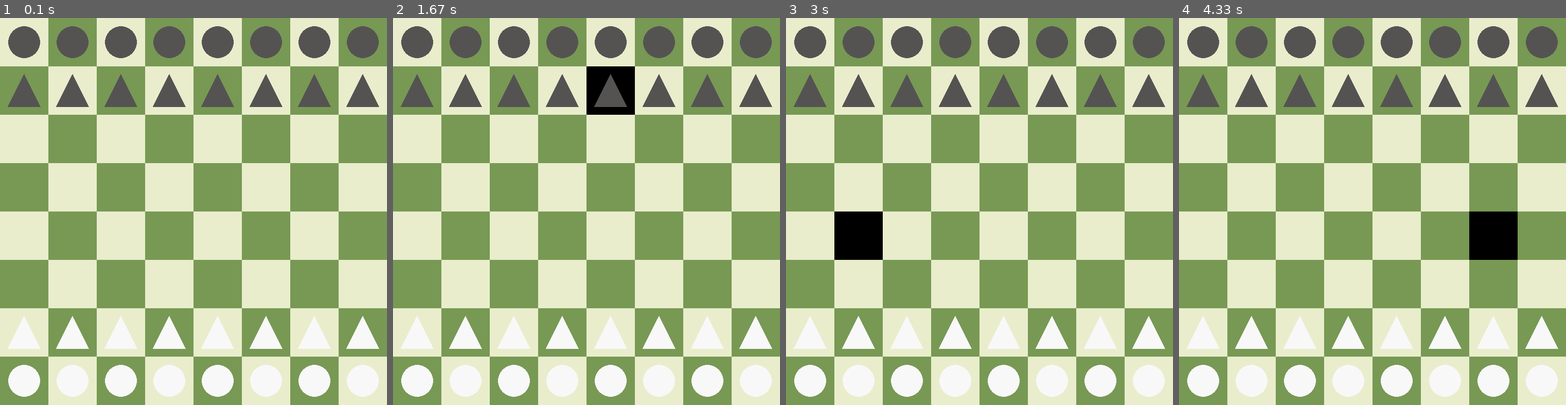
Above: before the commit, frames 1-4 (left to right).
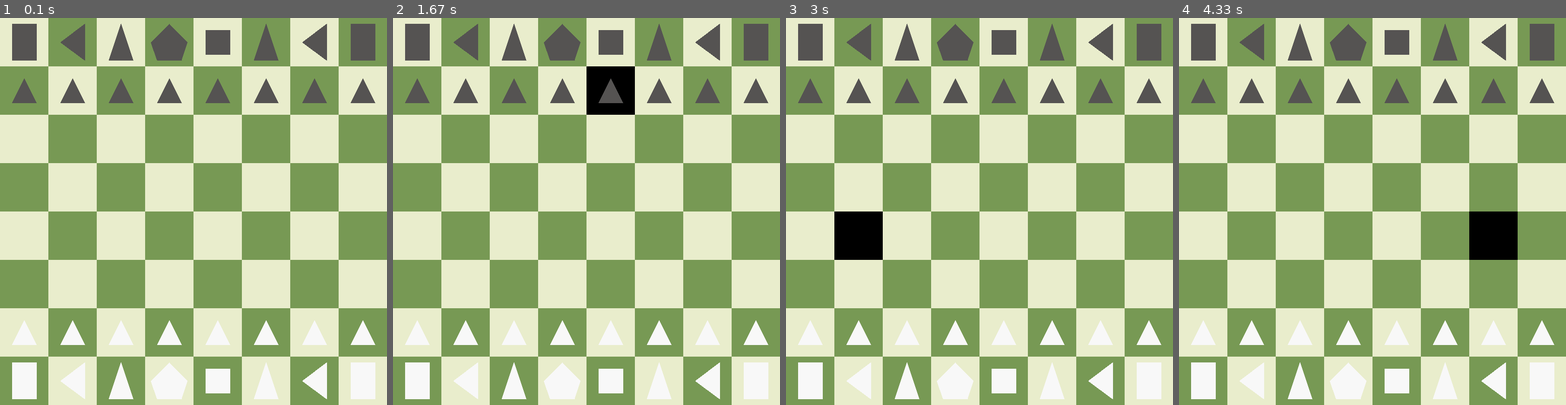
Above: after the commit, the same moments.

Repository: caleb-james-smith/PyGameChess
Game: pygame game, started from play.py
The game is run twice, just before and just after one commit, with the same random seed, the same clock (stepped at 60 frames per second) and the same inputs.
Inputs (mouse positions are in pixels of both pictures, inside the frame that each line leads up to):
- Up to frame 1 (0.1 s): no input
- Up to frame 2 (1.67 s): click (586, 211) at 0.38 s; click (493, 215) at 0.72 s; click (644, 76) at 1.05 s; click (594, 79) at 1.38 s
- Up to frame 3 (3 s): click (983, 254) at 1.72 s; click (1080, 273) at 2.05 s; click (1080, 176) at 2.38 s; click (855, 250) at 2.72 s
- Up to frame 4 (4.33 s): click (1507, 288) at 3.05 s; click (1387, 196) at 3.38 s; click (1287, 141) at 3.72 s; click (1476, 254) at 4.05 s

The runs differ from the first frame. In frame 1, 6.5% of the frame differs, in the area x 2-98%, y 1-99%; in frame 2, 6.5%; in frame 3, 6.5%; in frame 4, 6.5%.

Commit message:
Draw different shapes for each type of piece.

Diff:
--- a/play.py
+++ b/play.py
@@ -32,10 +32,47 @@
 # x_position: x position measured from left edge
 # y_position: y position measured from top edge
 def draw_piece(my_game, my_screen, color, x_position, y_position, size, type):
-    if type == "circle":
+    # if type == "circle":
+    #     my_game.draw.circle(my_screen, color, [x_position, y_position], size, 0)
+    # elif type == "triangle":
+    #     my_game.draw.polygon(my_screen, color, [(x_position - size, y_position + size), (x_position + size, y_position + size), (x_position, y_position - size)], 0)
+
+    # pawn: small triangle
+    # knight: triangle pointing left
+    # bishop: tall triangle
+    # rook: tall rectangle
+    # queen: pentagon
+    # king: square
+
+    # When drawing, recall that positive x is to the right and positive y is down.
+
+    # pawn: small triangle
+    if type == "pawn":
+        points = [(x_position - size, y_position + size), (x_position + size, y_position + size), (x_position, y_position - size)]
+        my_game.draw.polygon(my_screen, color, points, 0)
+    # knight: triangle pointing left
+    elif type == "knight":
+        points = [(x_position + size, y_position - 1.5 * size), (x_position + size, y_position + 1.5 * size), (x_position - size, y_position)]
+        my_game.draw.polygon(my_screen, color, points, 0)
+    # bishop: tall triangle
+    elif type == "bishop":
+        points = [(x_position - size, y_position + 1.5 * size), (x_position + size, y_position + 1.5 * size), (x_position, y_position - 1.5 * size)]
+        my_game.draw.polygon(my_screen, color, points, 0)
+    # rook: tall rectangle
+    elif type == "rook":
+        points = [(x_position - size, y_position - 1.5 * size), (x_position + size, y_position - 1.5 * size), (x_position + size, y_position + 1.5 * size), (x_position - size, y_position + 1.5 * size)]
+        my_game.draw.polygon(my_screen, color, points, 0)
+    # queen: pentagon
+    elif type == "queen":
+        points = [(x_position - size, y_position + 1.5 * size), (x_position - 1.5 * size, y_position), (x_position, y_position - 1.5 * size), (x_position + 1.5 * size, y_position), (x_position + size, y_position + 1.5 * size)]
+        my_game.draw.polygon(my_screen, color, points, 0)
+    # king: square
+    elif type == "king":
+        points = [(x_position - size, y_position - size), (x_position + size, y_position - size), (x_position + size, y_position + size), (x_position - size, y_position + size)]
+        my_game.draw.polygon(my_screen, color, points, 0)
+    # any other piece: circle
+    else:
         my_game.draw.circle(my_screen, color, [x_position, y_position], size, 0)
-    elif type == "triangle":
-        my_game.draw.polygon(my_screen, color, [(x_position - size, y_position + size), (x_position + size, y_position + size), (x_position, y_position - size)], 0)
 
 # Get position of clicked square based on click position
 def get_clicked_square(click_position, side):
@@ -81,32 +118,52 @@
             draw_square(my_game, my_screen, color, x_position, y_position, square_side)
 
 # Draw the pieces
-def draw_pieces(my_game, my_screen, light_color, dark_color, squares_per_side, square_side):
+def draw_pieces(my_game, my_screen, my_state, light_color, dark_color, squares_per_side, square_side):
     # Draw pieces
     for x in range(squares_per_side):
         for y in range(squares_per_side):
-            half_n_squares    = squares_per_side / 2
-            quarter_n_squares = squares_per_side / 4
-            # do not draw pieces in the central rows; depends on the squares per side
-            if quarter_n_squares <= y < 3 * quarter_n_squares:
+            # old version
+            # half_n_squares    = squares_per_side / 2
+            # quarter_n_squares = squares_per_side / 4
+            # # do not draw pieces in the central rows; depends on the squares per side
+            # if quarter_n_squares <= y < 3 * quarter_n_squares:
+            #     continue
+            # # choose piece color
+            # if y < half_n_squares:
+            #     color = dark_color
+            # else:
+            #     color = light_color
+            # # choose piece type
+            # if y == 0 or y == squares_per_side - 1:
+            #     type = "circle"
+            # else:
+            #     type = "triangle"
+
+            position    = [x, y]
+            piece_name  = my_state.GetPieceNameInPosition(position)
+            # skip empty squares
+            if piece_name == "empty":
                 continue
-            # choose piece color
-            if y < half_n_squares:
+
+            split_name  = piece_name.split()
+            piece_color = split_name[0]
+            piece_type  = split_name[1]
+
+            # determine color
+            color = None
+            if piece_color == "white":
+                color = light_color
+            if piece_color == "black":
                 color = dark_color
-            else:
-                color = light_color
-            # choose piece type
-            if y == 0 or y == squares_per_side - 1:
-                type = "circle"
-            else:
-                type = "triangle"
+
             # Get piece position and size; note that this is different than the square position
             x_position = (x + 0.5) * square_side
             y_position = (y + 0.5) * square_side
             # Size should be smaller than square side
-            size = square_side / 3
+            #size = square_side / 3
+            size = square_side / 4
             # Draw piece
-            draw_piece(my_game, my_screen, color, x_position, y_position, size, type)
+            draw_piece(my_game, my_screen, color, x_position, y_position, size, piece_type)
 
 # Run the game
 def run_game():
@@ -187,7 +244,7 @@
             draw_square(pygame, screen, CLICK_COLOR, square_x, square_y, SQUARE_SIDE)
 
         # Draw the pieces
-        draw_pieces(pygame, screen, PIECE_LIGHT_COLOR, PIECE_DARK_COLOR, SQUARES_PER_SIDE, SQUARE_SIDE)
+        draw_pieces(pygame, screen, state, PIECE_LIGHT_COLOR, PIECE_DARK_COLOR, SQUARES_PER_SIDE, SQUARE_SIDE)
 
         # Flip the display
         pygame.display.flip()
